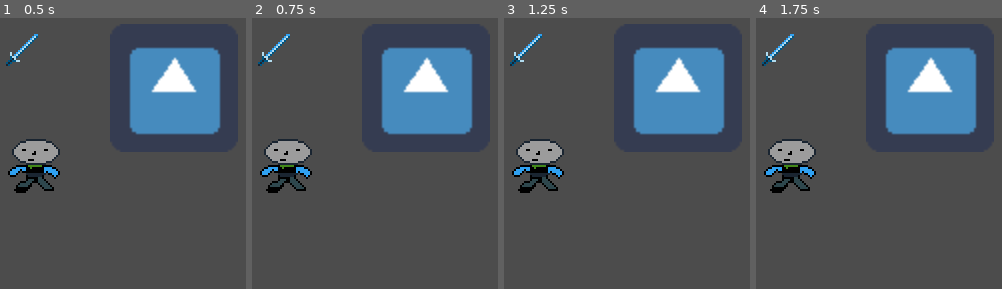
Above: before the commit, frames 1-4 (left to right).
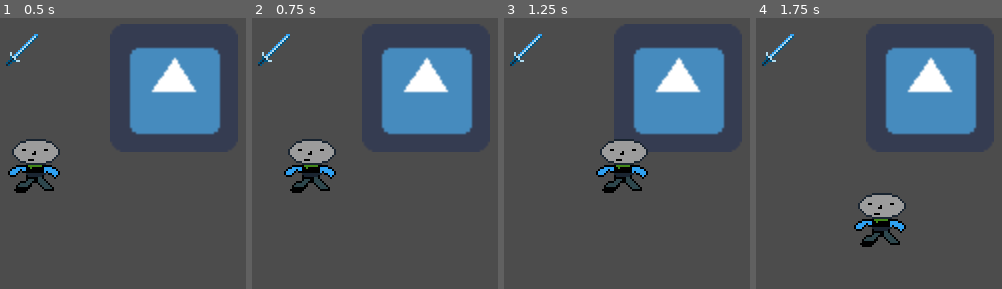
Above: after the commit, the same moments.

Repository: memebois/Budget-videogame
Game: Godot game, scene res://World.tscn
Two runs of this game, one before a commit and one after it. Both use one fixed random seed, a clock stepped at 60 frames per second and the inputs below. The engine's default icon, where the game draws it, is replaced by a stand-in: a white triangle on a blue panel in a dark square.
Inputs:
- Up to frame 1 (0.5 s): no input
- Up to frame 2 (0.75 s): tap Enter at 0.5 s; hold Right (ui_right) from 0.53 s (still down)
- Up to frame 3 (1.25 s): keep holding Right (ui_right)
- Up to frame 4 (1.75 s): release Right (ui_right) at 1.28 s; hold Down (ui_down) from 1.28 s (still down)

Frame 1 is identical in both runs. In frame 2, 3.9% of the frame differs, in the area x 3-35%, y 44-65%; in frame 3, 5.5%, in the area x 3-59%, y 44-65%; in frame 4, 5.5%.

Commit message:
Finished the first tutorial video
Covered some fo the input scripting. Added a script file to the player and made it move

Diff:
--- /dev/null
+++ b/Budget Videogame/Player/Player.gd
@@ -0,0 +1,23 @@
+extends KinematicBody2D
+
+
+# Declare member variables here. Examples:
+# var a = 2
+# var b = "text"
+var velocity = Vector2.ZERO
+
+# Called when the node enters the scene tree for the first time.
+
+func _physics_process(_delta):
+	var input_vector = Vector2.ZERO
+	input_vector.x = Input.get_action_strength("ui_right") - Input.get_action_strength("ui_left")
+	input_vector.y = Input.get_action_strength("ui_down") - Input.get_action_strength("ui_up")
+	if input_vector != Vector2.ZERO:
+		velocity = input_vector
+	else:
+		velocity = Vector2.ZERO
+
+	move_and_collide(velocity)
+# Called every frame. 'delta' is the elapsed time since the previous frame.
+#func _process(delta):
+#	pass
--- a/Budget Videogame/World.tscn
+++ b/Budget Videogame/World.tscn
@@ -1,8 +1,9 @@
-[gd_scene load_steps=4 format=2]
+[gd_scene load_steps=5 format=2]
 
 [ext_resource path="res://world/sword.png" type="Texture" id=1]
 [ext_resource path="res://icon.png" type="Texture" id=2]
 [ext_resource path="res://Player/player.png" type="Texture" id=3]
+[ext_resource path="res://Player/Player.gd" type="Script" id=4]
 
 [node name="World" type="Node2D"]
 
@@ -16,6 +17,7 @@
 
 [node name="Player" type="KinematicBody2D" parent="."]
 position = Vector2( 38.0066, 88.7101 )
+script = ExtResource( 4 )
 __meta__ = {
 "_edit_group_": true
 }
